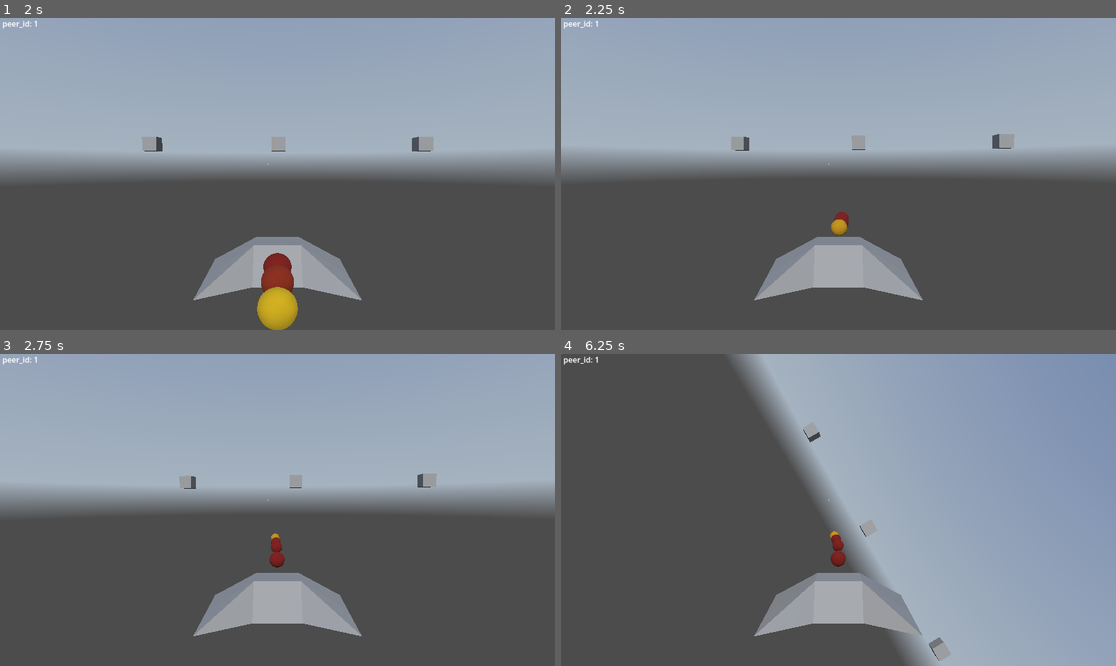
Above: before the commit, frames 1-4 (two rows, left to right).
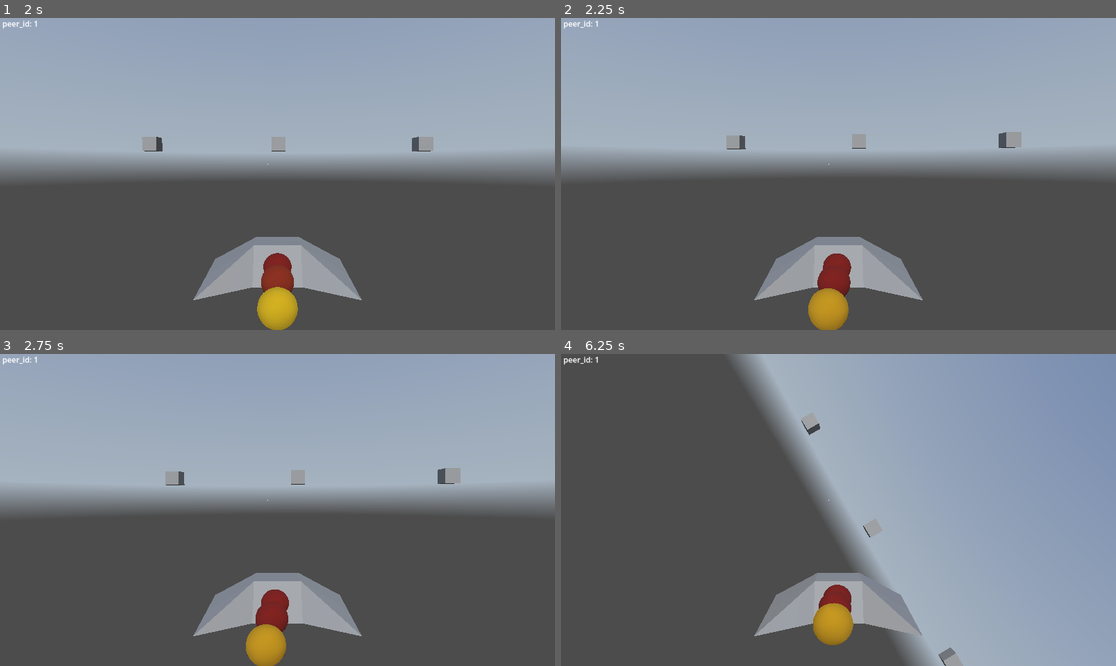
Above: after the commit, the same moments.

Repository: MathArtTechnologies/deivid-v-space
Game: Godot game, scene res://scenes/sand_box/MovementTest.tscn
Two runs of this game, one before a commit and one after it. Both use one fixed random seed, a clock stepped at 60 frames per second and the inputs below. A sky picture missing from this copy of the repository is replaced by a grey-blue gradient.
Inputs (mouse positions are in pixels of both pictures, inside the frame that each line leads up to):
- Up to frame 1 (2 s): tap Enter at 0.5 s; move the mouse to (399, 158) at 0.52 s; hold D (right_tilt) 0.53-1.25 s; click (399, 158) at 0.6 s; click "Host" at 1.25 s
- Up to frame 2 (2.25 s): move the mouse to (727, 189) at 2.02 s; hold S (backward, bound only before the commit) from 2.03 s (still down); click (727, 189) at 2.1 s
- Up to frame 3 (2.75 s): keep holding S (backward, bound only before the commit)
- Up to frame 4 (6.25 s): move the mouse to (894, 441) at 2.77 s; release S (backward, bound only before the commit) at 2.78 s; hold D (right_tilt) 2.78-3.53 s; click (894, 441) at 2.85 s; move the mouse to (810, 572) at 3.52 s; hold W (forward, bound only before the commit) 3.53-4.28 s; click (810, 572) at 3.6 s; move the mouse to (1005, 556) at 4.27 s; hold A (left_tilt) 4.28-5.78 s; click (1005, 556) at 4.35 s; move the mouse to (672, 463) at 5.02 s; click (672, 463) at 5.1 s; move the mouse to (866, 510) at 5.77 s; hold S (backward, bound only before the commit) from 5.78 s (still down); click (866, 510) at 5.85 s

Frame 1 is identical in both runs. In frame 2, 1.9% of the frame differs, in the area x 29-83%, y 36-100%; in frame 3, 2.3%; in frame 4, 1.9%.

Commit message:
#9 now to thrust you gotta press space
's' no longer moves the spaceship backwards and the mappings where renamed to pitch up / down, a new one was adding for trusting

Diff:
--- a/project.godot
+++ b/project.godot
@@ -26,14 +26,14 @@
 
 [input]
 
-forward={
+pitch_down={
 "deadzone": 0.2,
 "events": [Object(InputEventKey,"resource_local_to_scene":false,"resource_name":"","device":-1,"window_id":0,"alt_press …(192 unchanged characters)…
 , Object(InputEventKey,"resource_local_to_scene":false,"resource_name":"","device":-1,"window_id":0,"alt_pressed":false …(186 unchanged characters)…
 , Object(InputEventJoypadMotion,"resource_local_to_scene":false,"resource_name":"","device":-1,"axis":5,"axis_value":1.0,"script":null)
 ]
 }
-backward={
+pittch_up={
 "deadzone": 0.2,
 "events": [Object(InputEventKey,"resource_local_to_scene":false,"resource_name":"","device":-1,"window_id":0,"alt_press …(192 unchanged characters)…
 , Object(InputEventKey,"resource_local_to_scene":false,"resource_name":"","device":-1,"window_id":0,"alt_pressed":false …(186 unchanged characters)…
@@ -89,6 +89,11 @@
 "events": [Object(InputEventMouseButton,"resource_local_to_scene":false,"resource_name":"","device":-1,"window_id":0,"a …(258 unchanged characters)…
 ]
 }
+thrust={
+"deadzone": 0.2,
+"events": [Object(InputEventKey,"resource_local_to_scene":false,"resource_name":"","device":-1,"window_id":0,"alt_pressed":false,"shift_pressed":false,"ctrl_pressed":false,"meta_pressed":false,"pressed":false,"keycode":0,"physical_keycode":32,"key_label":0,"unicode":32,"location":0,"echo":false,"script":null)
+]
+}
 
 [physics]
 
--- a/scripts/components/character_controller_comp.gd
+++ b/scripts/components/character_controller_comp.gd
@@ -11,10 +11,10 @@
 func get_move_direction() -> Vector3:
 	var direction = 0
 
-	if Input.is_action_pressed("forward"):
+	if Input.is_action_pressed("thrust"):
 		direction += 1
-	if Input.is_action_pressed("backward"):
-		direction -= 1
+	#if Input.is_action_pressed("backward"):
+		#direction -= 1
 
 	direction = direction * entity.basis.y
 
